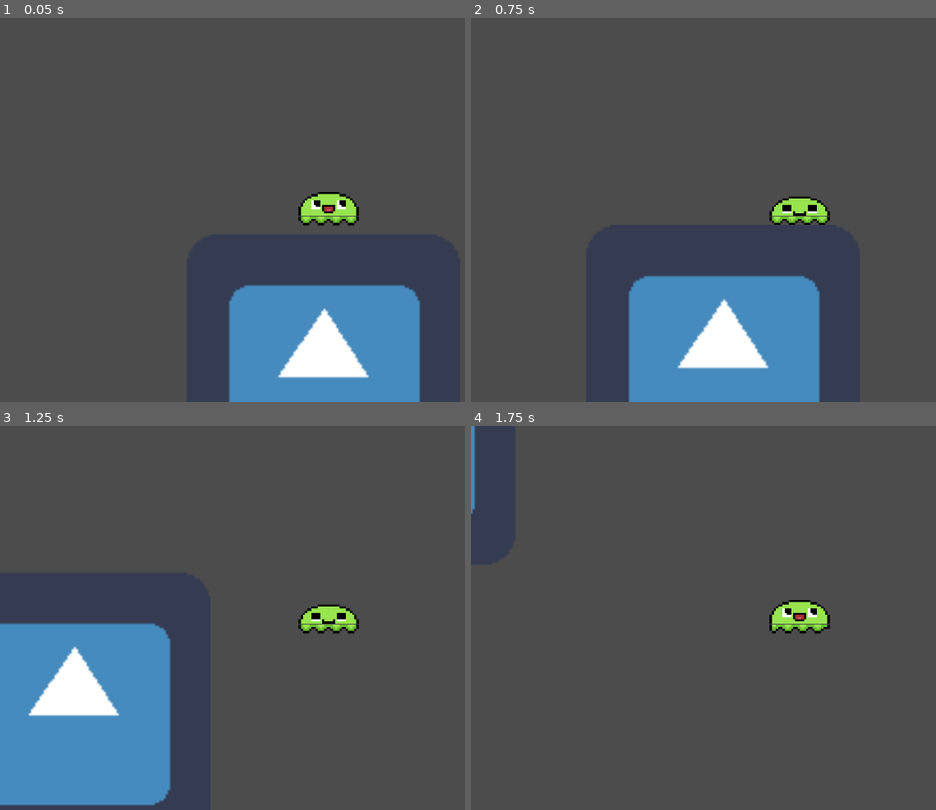
Above: before the commit, frames 1-4 (two rows, left to right).
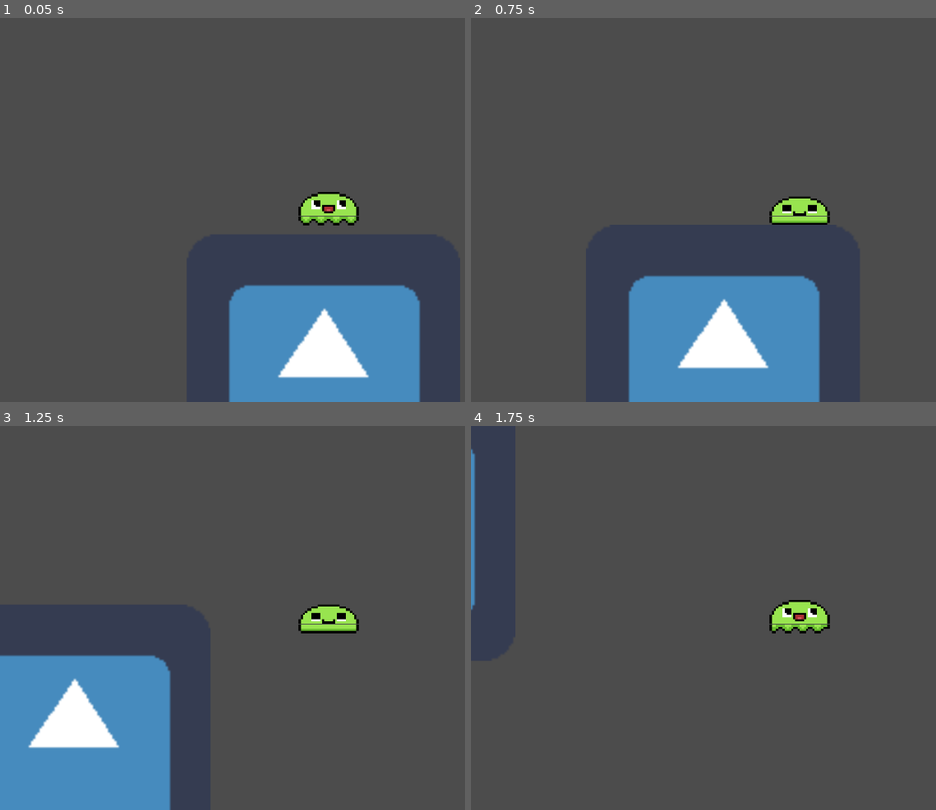
Above: after the commit, the same moments.

Repository: BrooklinJazz/GeweyTheSlime
Game: Godot game, scene res://Player.tscn
Two runs of this game, one before a commit and one after it. Both use one fixed random seed, a clock stepped at 60 frames per second and the inputs below. The engine's default icon, where the game draws it, is replaced by a stand-in: a white triangle on a blue panel in a dark square.
Inputs:
- Up to frame 1 (0.05 s): no input
- Up to frame 2 (0.75 s): tap Enter at 0.5 s; hold D (right) from 0.53 s (still down); hold W (jump) from 0.53 s (still down)
- Up to frame 3 (1.25 s): keep holding D (right); keep holding W (jump)
- Up to frame 4 (1.75 s): keep holding D (right); release W (jump) at 1.28 s; tap Shift (grip) at 1.35 s; tap W (jump) at 1.52, 1.55 s

Frame 1 is identical in both runs. In frame 2, 0.2% of the frame differs, in the area x 64-78%, y 51-54%; in frame 3, 6.7%, in the area x 0-78%, y 51-100%; in frame 4, 0.3%.

Commit message:
Refactor and fix jump charge - introduce jump physics

Diff:
--- a/Character.gd
+++ b/Character.gd
@@ -1,5 +1,4 @@
 extends KinematicBody2D
-class_name StateMachine
 
 enum Direction {
 	LEFT,
@@ -18,6 +17,7 @@
 	FALLING,
 	ON_FLOOR,
 	ON_CEILING,
+	JUMPED,
 	ON_WALL,
 	IDLE
 }
@@ -51,7 +51,10 @@
 		return Movement.WALK
 
 func airborn_factory():
-	if (is_on_floor()):
+#	TODO - expand this factory to introduce all states
+	if (Input.is_action_just_released("jump") and is_on_floor()):
+		return Airborn.JUMPED
+	elif (is_on_floor()):
 		return Airborn.ON_FLOOR
 	elif (is_on_ceiling()):
 		return Airborn.ON_CEILING
@@ -68,6 +71,7 @@
 const GRIP_SPEED = 100 * 50
 const WALK_SPEED = 200 * 50
 const GRAVITY = 400
+const JUMP_FORCE = 1000 * 15
 
 func get_speed(movement):
 	if (movement == Movement.GRIP):
@@ -86,17 +90,21 @@
 
 func gravity(state, delta):
 	if (state.airborn == Airborn.ON_FLOOR):
-		pass
+		motion.y = 0
 	else:
 		motion.y += GRAVITY * delta
-
 
 func _process(delta):
 	var state = state_factory()
 	walk(state, delta)
 	gravity(state, delta)
+	jump(state, delta)
 	move_and_slide(motion, Vector2.UP)
 	animate(state)
+
+func jump(state, delta):
+	if (state.airborn == Airborn.JUMPED):
+		motion.y -= JUMP_FORCE * delta
 
 func animate(state):
 	if (state.direction == Direction.LEFT):
@@ -112,11 +120,11 @@
 			$Body.set_animation("grip")
 			$Legs.set_animation("grip")
 		Movement.JUMP_CHARGE:
-			$Legs.set_animation("charge_jump")
-			$Body.set_animation("charge_jump")
+			$Legs.play("charge_jump")
+			$Body.play("charge_jump")
+			return
 #	set animation defaults to start playing for some reason
 	$Legs.stop()
-
 #	TODO - we probably have to make this work with delta to make frames match movement
 	var numberOfFrames = $Legs.get_sprite_frames().get_frame_count($Legs.get_animation())
 	match state.direction:
--- a/project.godot
+++ b/project.godot
@@ -8,14 +8,9 @@
 
 config_version=4
 
-_global_script_classes=[ {
-"base": "KinematicBody2D",
-"class": "StateMachine",
-"language": "GDScript",
-"path": "res://Character.gd"
-} ]
+_global_script_classes=[  ]
 _global_script_class_icons={
-"StateMachine": ""
+
 }
 
 [application]
